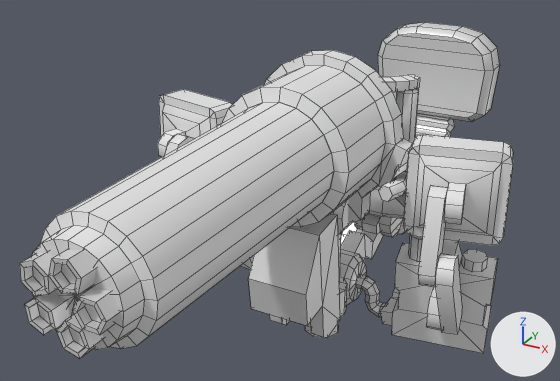
Two versions of the FBX model Kinematics/Mesh/Minigun/kin_interactive_minigun_seat_pose0.fbx, one commit apart.
The view is the same before and after, from a 50 mm camera at (0.047, -0.1249, 0.0468) aimed at (-0.0071, -0.0266, -0.0023). The axes (+X, +Y, +Z) are drawn at lower right. The lights are the same throughout. Mesh edges are drawn as thin lines. Where no turn or scale is listed for an object, it has been applied to the vertices.

In view in the first picture: 'kin_interactive_turret_airstrike_lp'.
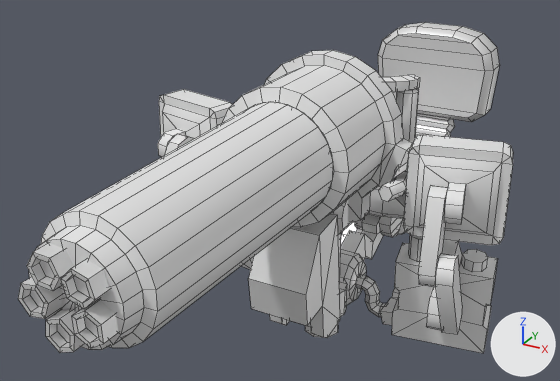
Commit message: minigun seat model change

Patch to the scene script:
```diff
--- a/Kinematics/Mesh/Minigun/kin_interactive_minigun_seat_pose0.fbx.py
+++ b/Kinematics/Mesh/Minigun/kin_interactive_minigun_seat_pose0.fbx.py
@@ me_cube_017 @@
 me_cube_017.from_pydata(...)  # 1801 vertices, 1587 faces; spans x -0.0288..0.0283, y -0.0812..0.0304, z -0.0353..0.0202
 # used by ob_kin_interactive_turret_airstrike_lp; location = (0.0, 0.0, 0.0)
+# me_cube_017 part 1: the loose piece of 81 vertices spanning x -0.0081..0.0081, y -0.0792..-0.0397, z 0.0006..0.0167 is turned -45 degrees about the y axis through its middle
+# me_cube_017 part 2: the loose piece of 24 vertices spanning x -0.0047..-0.001, y -0.0812..-0.0772, z 0.0087..0.0127 is turned -45 degrees about the y axis through its middle, then moved by (-0.0006, 0.0, -0.0026)
+# me_cube_017 part 3: the loose piece of 24 vertices spanning x 0.0015..0.0055, y -0.0812..-0.0772, z 0.0069..0.0104 is turned -45 degrees about the y axis through its middle, then moved by (-0.001, 0.0, 0.0025)
+# me_cube_017 part 4: the loose piece of 24 vertices spanning x -0.0009..0.003, y -0.0812..-0.0772, z 0.0034..0.0072 is turned -45 degrees about the y axis through its middle, then moved by (0.002, 0.0, 0.0017)
+# me_cube_017 part 5: the loose piece of 24 vertices spanning x -0.0047..-0.001, y -0.0812..-0.0772, z 0.0046..0.0086 is turned -45 degrees about the y axis through its middle, then moved by (0.0023, 0.0, -0.0014)
+# me_cube_017 part 6: the loose piece of 24 vertices spanning x -0.0009..0.003, y -0.0812..-0.0772, z 0.0101..0.0139 is turned -45 degrees about the y axis through its middle, then moved by (-0.0027, 0.0, -0.0002)
 me_cube_017.materials.append(mat_turretpart1)
```

Changed parts and their boxes (x1, y1, x2, y2) in the pictures (560 x 381 px; the box of a moved part takes in the faces that stretch with it):
'kin_interactive_turret_airstrike_lp', reshaped: before (20, 22, 513, 358); after (18, 22, 513, 353)
part 1 of me_cube_017, moved or reshaped: before (32, 102, 334, 350); after (29, 102, 333, 350)
part 2 of me_cube_017, moved or reshaped: before (20, 251, 58, 297); after (18, 277, 63, 319)
part 3 of me_cube_017, moved or reshaped: before (73, 286, 121, 335); after (61, 259, 110, 309)
part 4 of me_cube_017, moved or reshaped: before (57, 314, 104, 358); after (72, 300, 118, 348)
part 5 of me_cube_017, moved or reshaped: before (24, 291, 70, 335); after (46, 309, 85, 353)
part 6 of me_cube_017, moved or reshaped: before (49, 249, 96, 295); after (27, 243, 74, 291)
